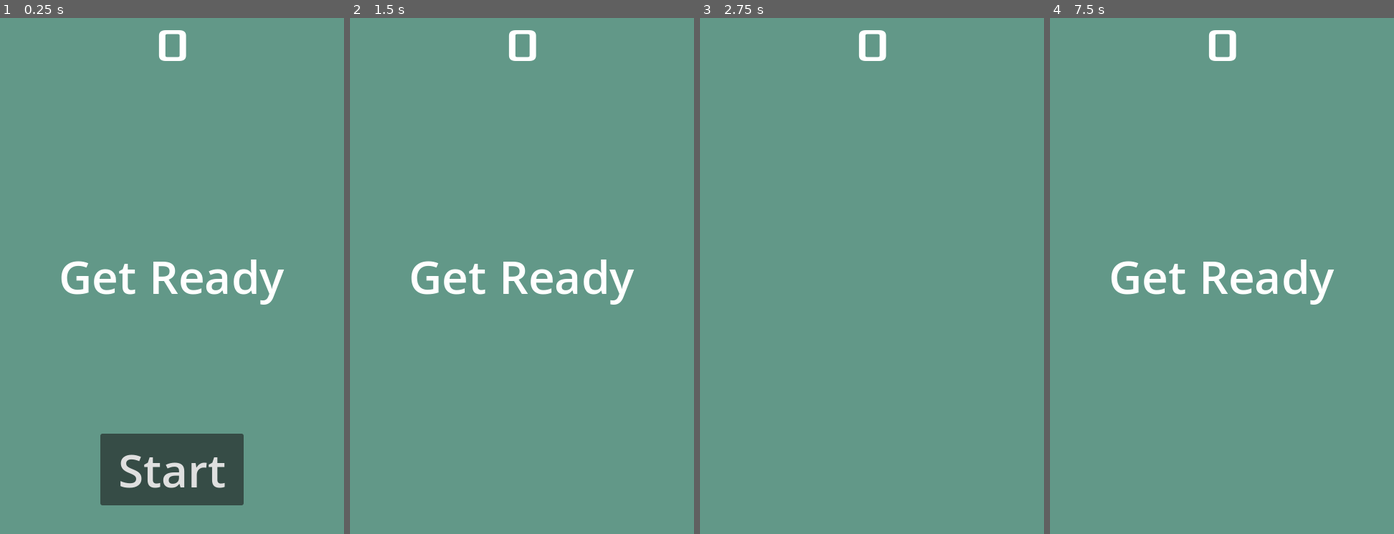
Above: before the commit, frames 1-4 (left to right).
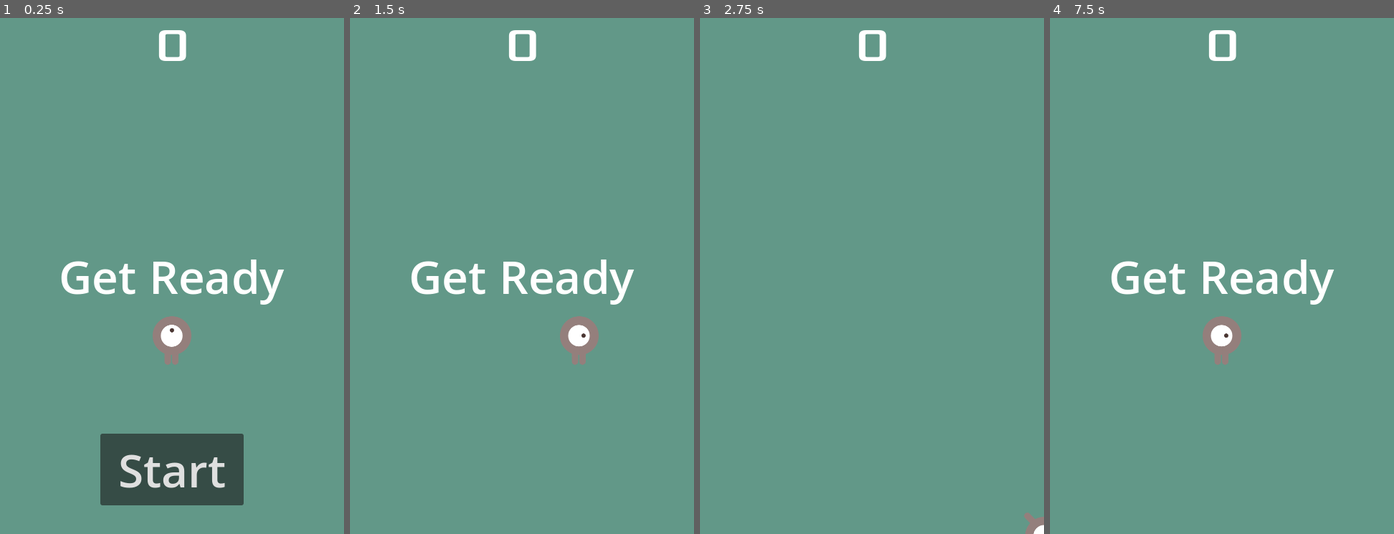
Above: after the commit, the same moments.

Repository: himanushi/godot-test
Game: Godot game, scene res://main.tscn
Two runs of this game, one before a commit and one after it. Both use one fixed random seed, a clock stepped at 60 frames per second and the inputs below.
Inputs:
- Up to frame 1 (0.25 s): no input
- Up to frame 2 (1.5 s): click "Start" at 0.5 s; tap Enter at 1.25 s; hold Right (move_right) from 1.28 s (still down)
- Up to frame 3 (2.75 s): release Right (move_right) at 2.03 s; hold Down (move_down) from 2.03 s (still down)
- Up to frame 4 (7.5 s): release Down (move_down) at 2.78 s; hold Right (move_right) 2.78-3.53 s; hold Up (move_up) 3.53-4.28 s; hold Left (move_left) 4.28-5.78 s; tap Space at 5 s; hold Down (move_down) 5.78-6.53 s; tap Enter at 6.5 s; hold Right (move_right) 6.53-7.25 s; click "Start" at 7.25 s

The runs differ from the first frame. In frame 1, 0.7% of the frame differs, in the area x 44-56%, y 57-68%; in frame 2, 0.7%, in the area x 61-73%, y 57-68%; in frame 3, 0.2%; in frame 4, 0.7%.

Commit message:
fix: main.tscn

Diff:
--- a/2d-game/main.tscn
+++ b/2d-game/main.tscn
@@ -14,6 +14,14 @@
 [node name="Main" type="Node"]
 script = ExtResource("1_0xm2m")
 mob_scene = ExtResource("2_h2yge")
+
+[node name="ColorRect" type="ColorRect" parent="."]
+anchors_preset = 15
+anchor_right = 1.0
+anchor_bottom = 1.0
+grow_horizontal = 2
+grow_vertical = 2
+color = Color(0.38322315, 0.59625524, 0.5342495, 1)
 
 [node name="Player" parent="." instance=ExtResource("1_ig7tw")]
 
@@ -36,14 +44,6 @@
 
 [node name="HUD" parent="." instance=ExtResource("4_1bvp3")]
 
-[node name="ColorRect" type="ColorRect" parent="."]
-anchors_preset = 15
-anchor_right = 1.0
-anchor_bottom = 1.0
-grow_horizontal = 2
-grow_vertical = 2
-color = Color(0.38322315, 0.59625524, 0.5342495, 1)
-
 [connection signal="hit" from="Player" to="." method="_on_player_hit"]
 [connection signal="hit" from="Player" to="." method="game_over"]
 [connection signal="timeout" from="MobTimer" to="." method="_on_mob_timer_timeout"]
